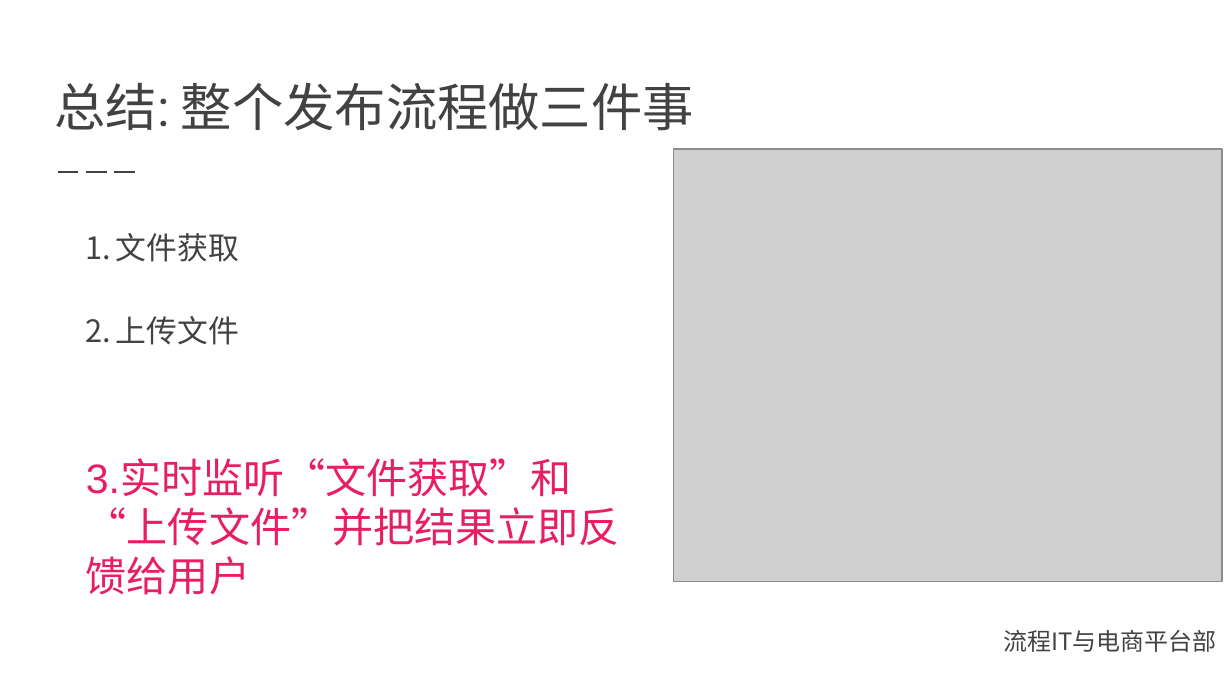
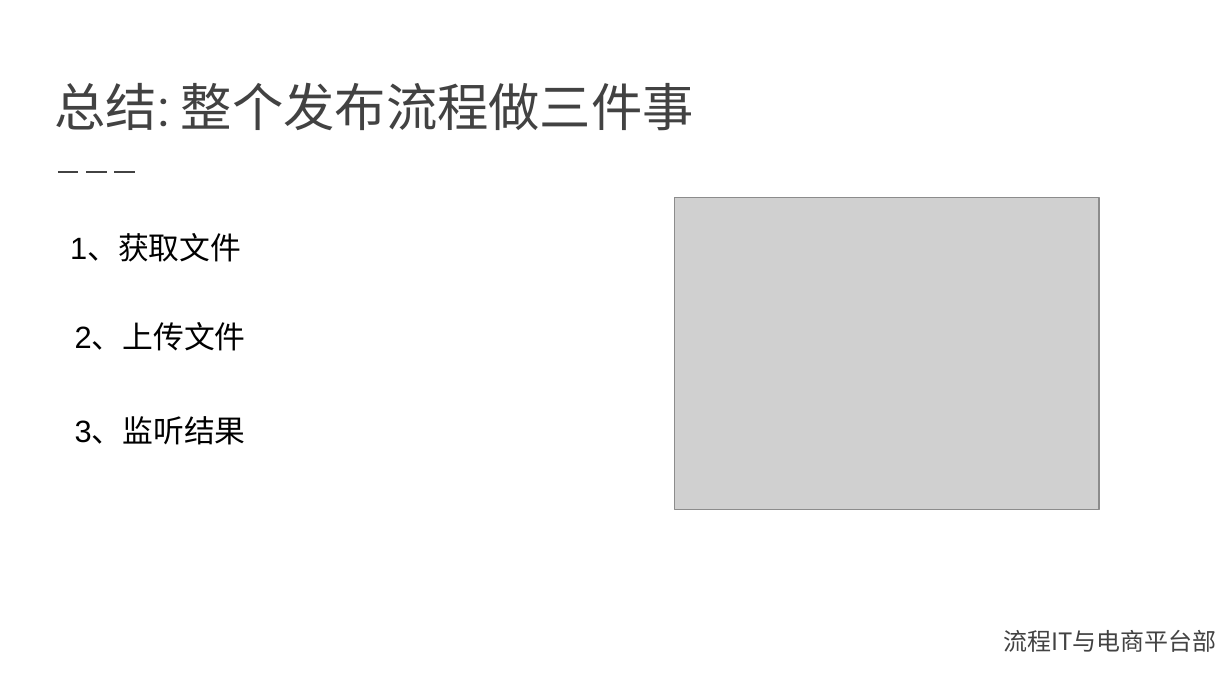
Before and after one commit to shekobe/test, a slide deck: slide 13 of 文件发布管理.pptx. Drawn at 1232x693 pixels with LibreOffice and Linux fonts; fonts in the diff are those of the drawing; grey boxes stand for pictures; background and template pictures are left out. Boxes give left, top, right and bottom in pixels: in the first picture for what was removed or moved away, otherwise in the second. Text is boxed around its words. In the diff, an @@ line names an element or a change of style, - is before the commit and + after.

```diff
--- a/文件发布管理.pptx
+++ b/文件发布管理.pptx
@@ picture: place and size @@
-picture at (674,149,1222,582)
+picture at (675,198,1099,510)
@@ text added at (70,234,241,262), 18 pt, text #000000 @@
+1、获取文件
@@ text removed at (116,233,239,345) @@
-1. 文件获取
-2. 上传文件
@@ text added at (75,323,246,351), 18 pt, text #000000 @@
+2、上传文件
@@ text added at (75,418,246,445), 18 pt, text #000000 @@
+3、监听结果
@@ text removed at (86,460,620,595) @@
-3.实时监听“文件获取”和 “上传文件”并把结果立即反馈给用户
```
Also in this commit, not shown: 3 other slides changed.
